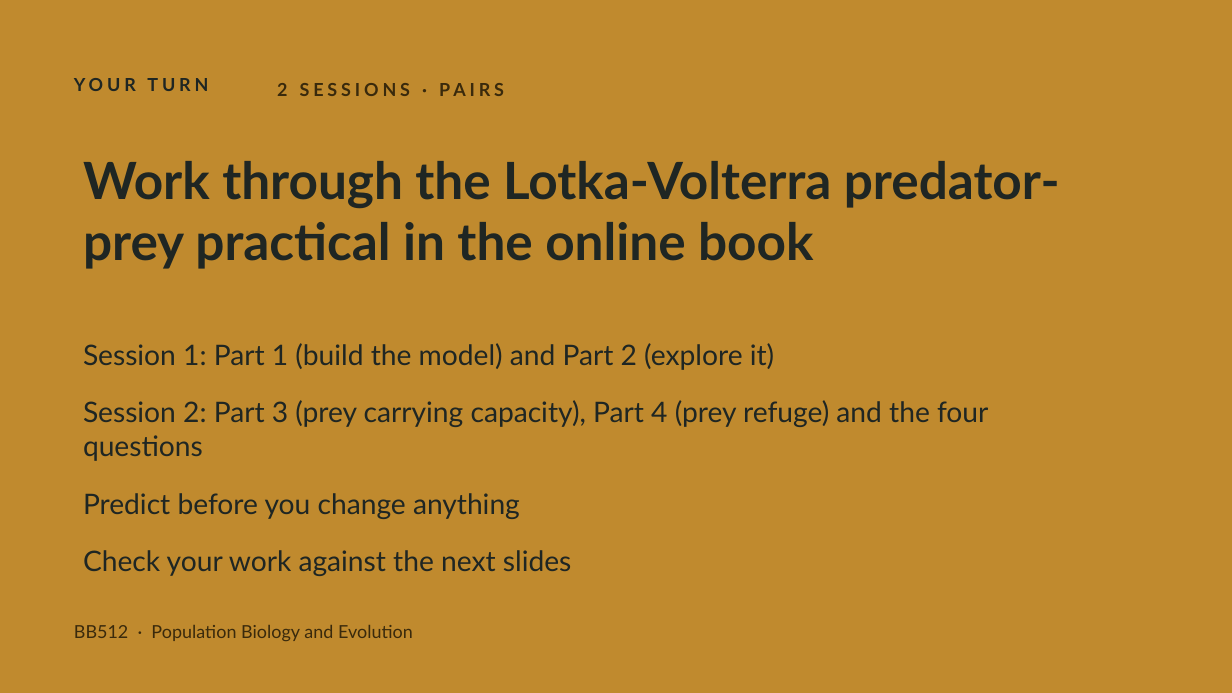
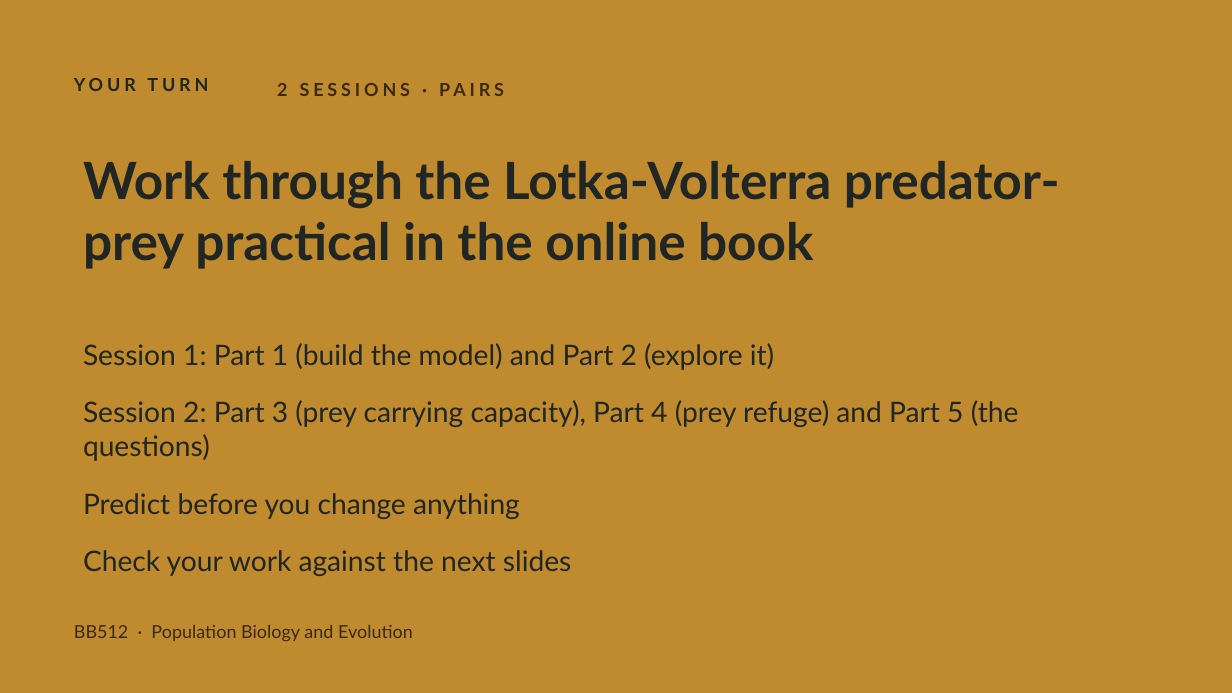
Before and after one commit to jonesor/BB512_Book, a slide deck: slide 2 of lecture_figures/lv_predation/BB512 - Lotka Volterra Predator Prey Practical v2.pptx. Drawn at 1232x693 pixels with LibreOffice and Linux fonts; fonts in the diff are those of the drawing. Boxes give left, top, right and bottom in pixels: in the first picture for what was removed or moved away, otherwise in the second. Text is boxed around its words. In the diff, an @@ line names an element or a change of style, - is before the commit and + after.

```diff
--- a/lecture_figures/lv_predation/BB512 - Lotka Volterra Predator Prey Practical v2.pptx
+++ b/lecture_figures/lv_predation/BB512 - Lotka Volterra Predator Prey Practical v2.pptx
@@ text at [83,400,1019,461]: text changed @@
-Session 2: Part 3 (prey carrying capacity), Part 4 (prey refuge) and the four questions
+Session 2: Part 3 (prey carrying capacity), Part 4 (prey refuge) and Part 5 (the questions)
```
Also in this commit, not shown: 7 other files.
